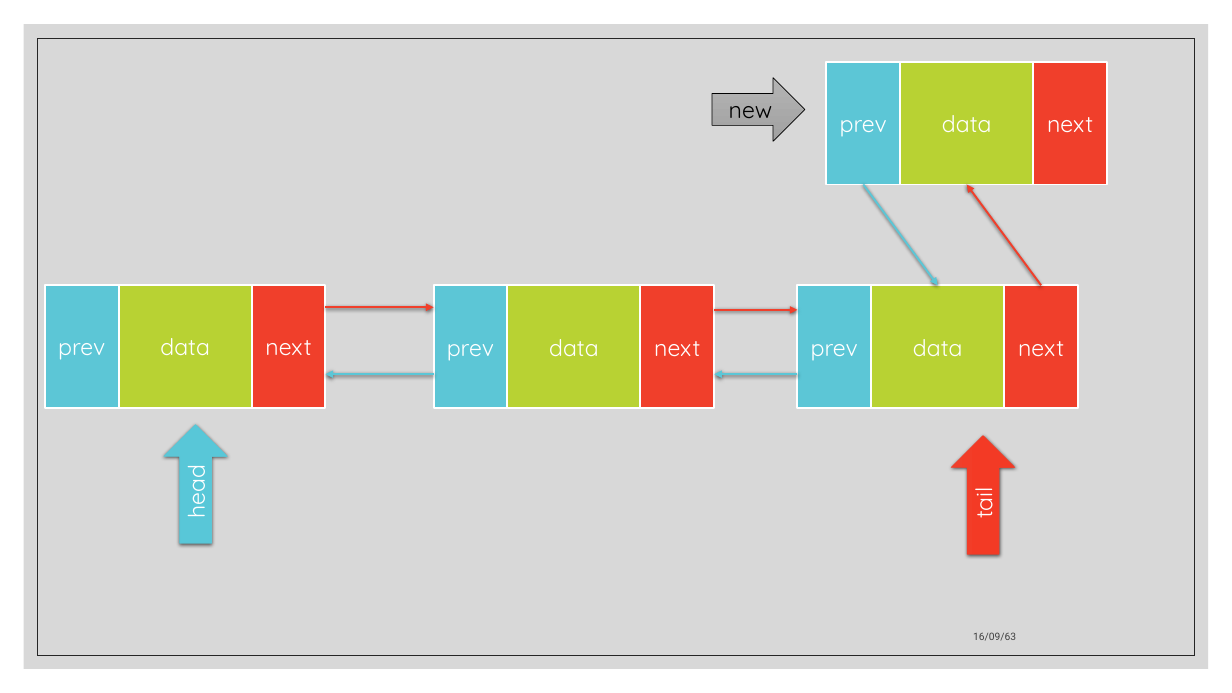
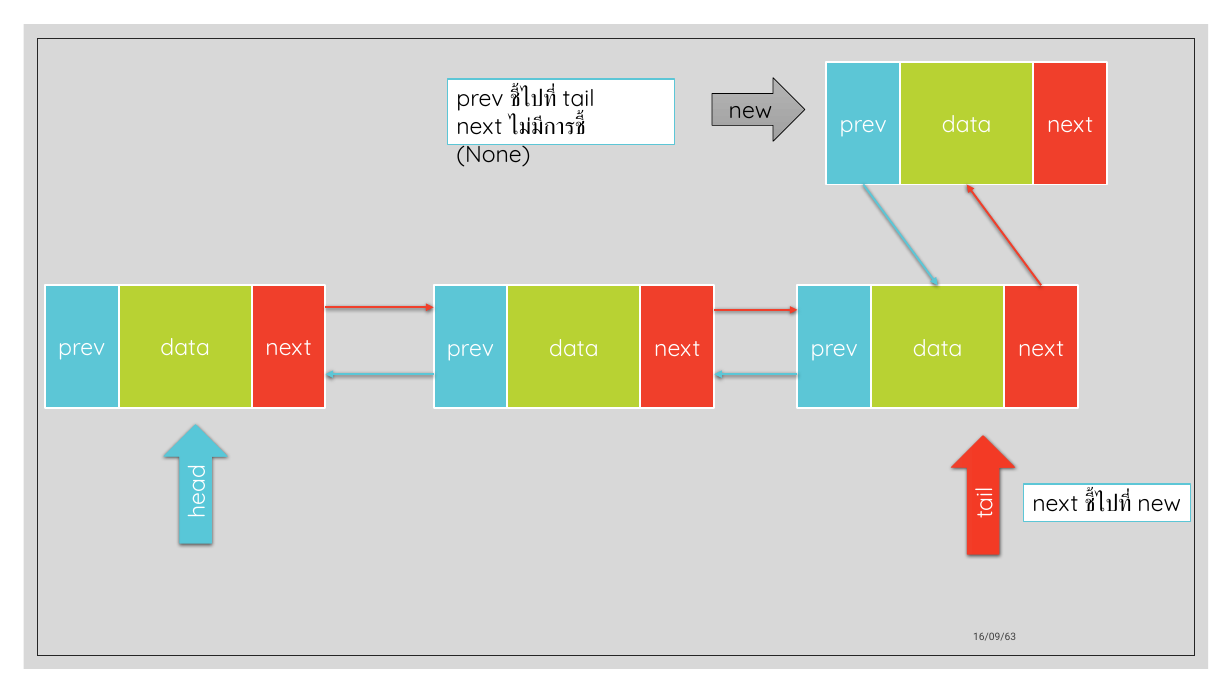
Before and after one commit to ApexTone/DataStructAlgo-Code-KMITL, a slide deck: slide 36 of Midterm/Data structure and Algorithm.pptx (slide 32 before the commit). Drawn at 1232x693 pixels with LibreOffice and Linux fonts; fonts in the diff are those of the drawing. Boxes give left, top, right and bottom in pixels: in the first picture for what was removed or moved away, otherwise in the second. Text is boxed around its words. In the diff, an @@ line names an element or a change of style, - is before the commit and + after.

```diff
--- a/Midterm/Data structure and Algorithm.pptx
+++ b/Midterm/Data structure and Algorithm.pptx
@@ rectangle added at box(447, 79, 675, 145), fill #FFFFFF, outline #5CC6D6 1 pt, 18 pt, text #000000 @@
+prev ชี้ไปที่ tail
+next ไม่มีการชี้ (None)
@@ rectangle added at box(1023, 484, 1190, 521), fill #FFFFFF, outline #5CC6D6 1 pt, 18 pt, text #000000 @@
+next ชี้ไปที่ new
```
Also in this commit, not shown: 16 other slides changed, 21 slides added, 1 other file.
